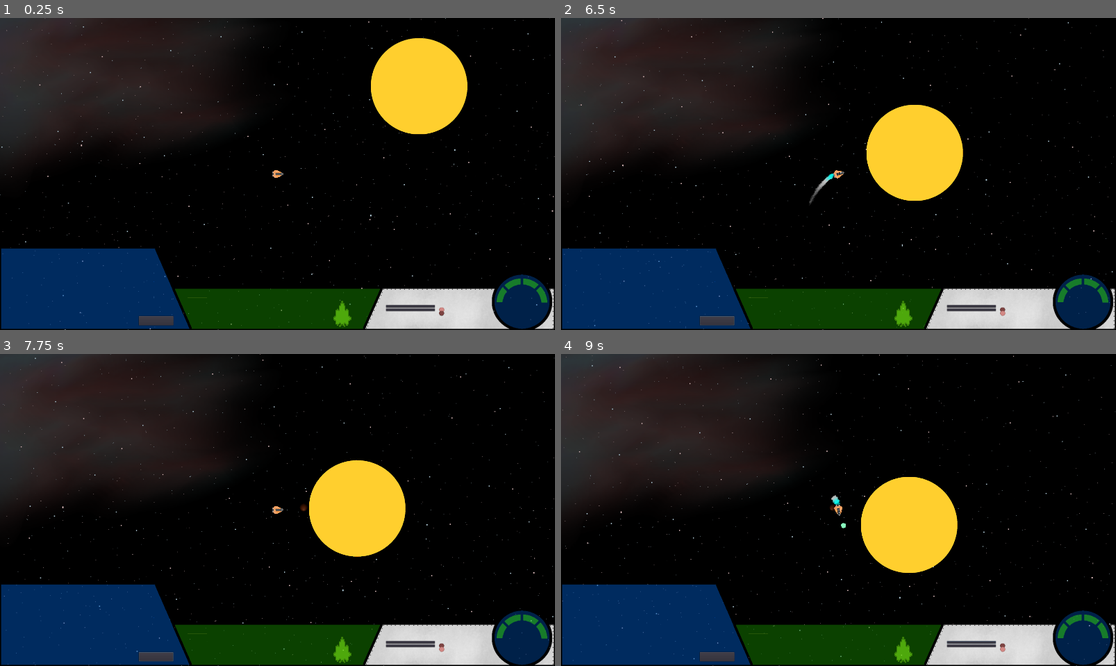
Above: before the commit, frames 1-4 (two rows, left to right).
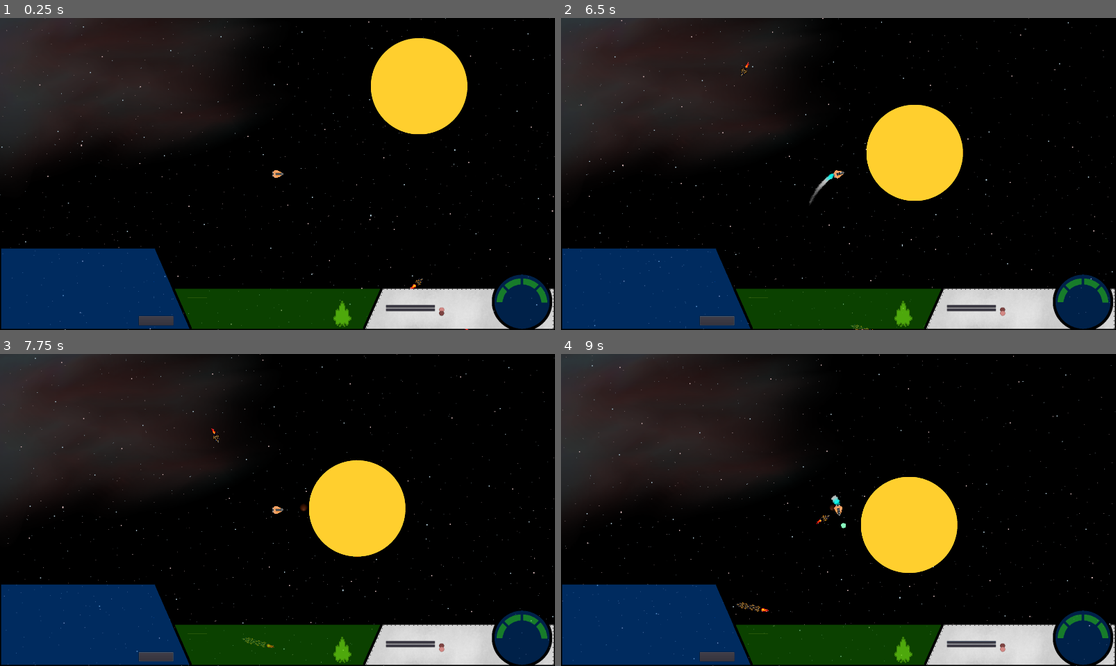
Above: after the commit, the same moments.

Repository: 029614/RedVoid
Game: Godot game, scene res://NewMain.tscn
Same seed, same stepped clock (60 frames per second), same inputs: the game is played once before the commit and once after it.
Inputs (mouse positions are in pixels of both pictures, inside the frame that each line leads up to):
- Up to frame 1 (0.25 s): no input
- Up to frame 2 (6.5 s): click "Missile Alert" at 0.5 s; click "Radar Lock" at 1.25 s; click "Reset" at 2 s; move the mouse to (960, 158) at 2.77 s; hold Right (ui_right) 2.78-3.53 s; tap O (orbit) at 2.85, 3.8, 4.35, 5.1 s; click (960, 158) at 2.92 s; move the mouse to (727, 189) at 3.52 s; hold Down (ui_down) 3.53-4.28 s; tap Space (weapons) at 3.6, 5.85 s; move the mouse to (894, 105) at 4.27 s; hold Right (ui_right) 4.28-5.03 s; move the mouse to (810, 236) at 5.02 s; hold Up (ui_up) 5.03-5.78 s; click (810, 236) at 5.17 s; move the mouse to (1005, 220) at 5.77 s; hold Left (ui_left) from 5.78 s (still down)
- Up to frame 3 (7.75 s): move the mouse to (111, 463) at 6.52 s; tap O (orbit) at 6.6, 7.55 s; move the mouse to (305, 510) at 7.27 s; release Left (ui_left) at 7.28 s; hold Down (ui_down) from 7.28 s (still down); hold X (AfterBurner) from 7.28 s (still down); click (305, 510) at 7.42 s
- Up to frame 4 (9 s): move the mouse to (755, 432) at 8.02 s; release Down (ui_down) at 8.03 s; release X (AfterBurner) at 8.03 s; hold Right (ui_right) 8.03-8.78 s; tap O (orbit) at 8.1 s; move the mouse to (960, 494) at 8.77 s; hold Up (ui_up) from 8.78 s (still down); tap Space (weapons) at 8.85 s

The runs differ from the first frame. In frame 1, less than 0.1% of the frame differs, in the area x 73-85%, y 83-100%; in frame 2, less than 0.1%; in frame 3, less than 0.1%; in frame 4, less than 0.1%, in the area x 31-49%, y 51-83%.

Commit message:
update freighter and fighter logic a bit

Diff:
--- /dev/null
+++ b/Assets/Ship/Fighter.gd
@@ -0,0 +1,190 @@
+extends KinematicBody2D
+
+onready var bodies = get_parent().get_node("Navigation2D/Bodies")
+
+#input and direction
+var velocity = Vector2()
+var rotation_dir = 0
+var target = null
+var origin = Vector2()
+var travel_distance = 0
+
+#Ship
+onready var thrust = 2000
+var mass = 10
+export var fuel = 250000
+
+#Ship Components
+var fuel_tank_tier = 1 #1-3
+var engine_tier = 1 #1-3
+var shields_tier = 1 #0-3
+var cargo_tier = 0 #1-3
+var weapons_tier = 1 #0-3
+
+#launcher
+var launch_speed = 100
+
+#physics
+var acceleration = 0
+var friction = 1
+var rps = 1
+var rads_per_sec = 0
+
+#speed managers
+export (int) var speed = 500
+export (float) var rotation_speed = 2
+var current_speed = 0
+var max_speed = 99999
+
+#flags
+var _traveling = false
+
+#navigation
+var desired_rotation = 0
+var desired_velocity = Vector2(0, 0)
+var destination = Vector2(0, 0)
+var target_ship = null
+var target_side = 0 #( <0 is left, >0 is right)
+var target_balance = 0 #( <0 is behind, >0 is in front)
+
+#states
+var states = ["travel", "landing", "launching", "combat", "patrol", "docked"]
+var state = "patrol"
+
+
+
+"""Fighter Agent"""
+func _ready() -> void:
+    acceleration = thrust/mass
+    rads_per_sec = 6.283185*rps
+
+
+func get_gravity(delta):
+    var g = Vector2(0,0)
+    var t = Vector2(0,0)
+    for body in bodies.get_children():
+        if body.position == target:
+            t = ( body.mass / (body.global_position.distance_to(self.global_position)) * self.global_position.direction_to(body.global_position) )
+        else:
+            g += ( body.mass / (body.global_position.distance_to(self.global_position)) * self.global_position.direction_to(body.global_position) )
+    return [g, t]
+
+
+func time_of_flight(velocity,distance,accel): #all values are floats
+    return (sqrt(velocity*velocity+2*acceleration*distance) - velocity) / acceleration
+
+func time_to_rotate(rps, current_rotation, desired_rotation):
+    print("current_rotation: ", current_rotation, " desired_rotation: ", desired_rotation,
+        " time_to_rotate: ", abs(desired_rotation - current_rotation) / rads_per_sec)
+    return abs((desired_rotation - current_rotation) / rads_per_sec)
+
+func turn():
+    pass
+
+func accelerate():
+    pass
+
+func decelerate():
+    pass
+
+
+func update_movement(delta):
+    #Directional Inputs
+    if self.position.distance_to(target) < travel_distance / 2:
+        pass
+    if fuel >= 0:
+
+        #Changing the sprite to the one with engine plumes
+        $Sprite.hide()
+        $Flying.show()
+
+        #Input Movements
+        current_speed = velocity.length()
+        velocity += Vector2(1, 0).rotated(rotation).normalized() * acceleration * delta
+        velocity = velocity.clamped(max_speed)
+        fuel -= 1
+
+
+    else:
+
+        #Changing the sprite back to the one without engine plumes
+        $Sprite.show()
+        $Flying.hide()
+
+func draw_arrow(arrow, t, mp):
+    var d = self.global_position.distance_to(t)
+    var v = self.global_position.direction_to(t)
+    #var v = t.direction_to(self.global_position)
+    #var r = self.global_position.angle_to_point(t)
+    var r = t.angle_to_point(self.global_position)
+    arrow.scale = Vector2(int(d), 3)
+    arrow.set_global_position( self.global_position + ( (d*v)*.5 ) )
+    #arrow.set_global_position(t)
+    arrow.rotation = r
+
+# Called every frame. 'delta' is the elapsed time since the previous frame.
+func _physics_process(delta: float) -> void:
+    target = get_node("/root/NewMain/Actor").global_position
+    var mp = get_parent().position #position of Main
+    var gt = get_gravity(delta)
+    var g = gt[0] #gravity of all planets except target
+    var tgrav = gt[1] #gravity of target
+    var d = self.global_position.direction_to(target) #direction to target
+    var angto = (target).angle_to_point(self.global_position)
+
+
+    var rot = Vector2(1, 0).rotated(rotation).normalized()
+    target_balance = rot.dot((target-self.global_position).normalized())
+    target_side = rot.rotated(deg2rad(90)).dot((target-self.global_position).normalized())
+
+
+
+    var Rv = (g+tgrav + velocity) #direction of velocity plus gravity PURPLE
+    var RvF = 2 * (d.dot(Rv)) * d - Rv #Rv mirrored across the line that is between the target and the ship
+
+    var td = self.global_position.distance_to(target)
+
+    var velocity_balance = Rv.normalized().dot((target-self.global_position).normalized())
+    var lookat = self.global_position+((RvF)*td)
+    if velocity_balance <= 0:
+        lookat = target
+
+    var lookat_balance = rot.dot((lookat-self.global_position).normalized())
+    var lookat_side = rot.rotated(deg2rad(90)).dot((lookat-self.global_position).normalized())
+
+    if lookat_balance < .999: #target is not directly in front of ship
+        if lookat_side < 0: #target is on left
+            rotate(rads_per_sec*delta*-1)
+        elif lookat_side > 0: #target is on right
+            rotate(rads_per_sec*delta)
+
+
+    #print("td: ",td, "d: ",d, "Rv: ",Rv, "RvF: ",RvF, "lookat: ",lookat, "velocity: ",velocity, "g: ",g, "angleto: ",angto, ", ",self.rotation, "r2v: ", r2v)
+
+    #var dot1 = (target-self.global_position).normalized().dot(target.normalized())
+    #var dotlabel = get_node("/root/Main/CanvasLayer/UI/dot1/Label")
+    #dotlabel.set_text(String(dot1))
+
+    #self.look_at(lookat)
+    velocity += (g+tgrav) * delta
+    update_movement(delta)
+    velocity = move_and_slide(velocity)
+
+
+# Behaviors
+func goTo(body):
+    target = body.global_position
+    origin = self.position
+    travel_distance = self.position.distance_to(target)
+    _traveling = true
+
+func orbit(body):
+    pass
+
+func runFrom(body):
+    pass
+
+
+# Pathfinding
+func calculatePath(origin, target):
+    pass
--- a/Assets/Ship/Fighter.tscn
+++ b/Assets/Ship/Fighter.tscn
@@ -1,10 +1,11 @@
-[gd_scene load_steps=13 format=2]
+[gd_scene load_steps=14 format=2]
 
 [ext_resource path="res://Assets/Ship/ship00.png" type="Texture" id=1]
 [ext_resource path="res://Assets/Ship/ship01.png" type="Texture" id=2]
 [ext_resource path="res://Assets/Ship/ship02.png" type="Texture" id=3]
 [ext_resource path="res://Assets/Ship/ship03.png" type="Texture" id=4]
 [ext_resource path="res://Assets/launch/Highlighter.png" type="Texture" id=5]
+[ext_resource path="res://Assets/Ship/Fighter.gd" type="Script" id=6]
 
 [sub_resource type="RectangleShape2D" id=1]
 extents = Vector2( 63.313, 22.1864 )
@@ -37,7 +38,9 @@
 "speed": 2.0
 } ]
 
-[node name="Ship" type="KinematicBody2D"]
+[node name="Fighter" type="KinematicBody2D"]
+scale = Vector2( 0.25, 0.25 )
+script = ExtResource( 6 )
 
 [node name="Sprite" type="Sprite" parent="."]
 position = Vector2( -0.224365, 0.0114136 )
@@ -84,5 +87,6 @@
 visible = false
 position = Vector2( -3.05176e-05, -1.16794 )
 scale = Vector2( 6.65291, 6.65291 )
-frames = SubResource( 6 )
+frames = SubResource( 7 )
+frame = 1
 playing = true
--- a/Assets/Ship/Freightor.gd
+++ b/Assets/Ship/Freighter.gd
@@ -27,6 +27,8 @@
 #physics
 var acceleration = 0
 var friction = 1
+var rps = .5
+var rads_per_sec = 0
 
 #speed managers
 export (int) var speed = 500
@@ -37,17 +39,19 @@
 #flags
 var _traveling = false
 
-
-"""Freightor Agent"""
-
-# Declare member variables here. Examples:
-# var a: int = 2
-# var b: String = "text"
+#navigation
+var desired_rotation = 0
+var desired_velocity = Vector2(0, 0)
+var destination = Vector2(0, 0)
+var target_side = 0 #( <0 is left, >0 is right)
+var target_balance = 0 #( <0 is behind, >0 is in front)
 
 
-# Called when the node enters the scene tree for the first time.
+"""Freighter Agent"""
 func _ready() -> void:
     acceleration = thrust/mass
+    rads_per_sec = 6.283185*rps
+
 
 func get_gravity(delta):
     var g = Vector2(0,0)
@@ -59,7 +63,26 @@
             g += ( body.mass / (body.global_position.distance_to(self.global_position)) * self.global_position.direction_to(body.global_position) )
     return [g, t]
 
-func get_input(delta):
+
+func time_of_flight(velocity,distance,accel): #all values are floats
+    return (sqrt(velocity*velocity+2*acceleration*distance) - velocity) / acceleration
+
+func time_to_rotate(rps, current_rotation, desired_rotation):
+    print("current_rotation: ", current_rotation, " desired_rotation: ", desired_rotation,
+        " time_to_rotate: ", abs(desired_rotation - current_rotation) / rads_per_sec)
+    return abs((desired_rotation - current_rotation) / rads_per_sec)
+
+func turn():
+    pass
+
+func accelerate():
+    pass
+
+func decelerate():
+    pass
+
+
+func update_movement(delta):
     #Directional Inputs
     if self.position.distance_to(target) < travel_distance / 2:
         pass
@@ -102,26 +125,34 @@
     var d = self.global_position.direction_to(target) #direction to target
     var angto = (target).angle_to_point(self.global_position)
 
-    var tang = d.tangent()
-    var Rv = (g+tgrav + velocity).normalized() #direction of velocity plus gravity
 
-    var RvF = (Rv*-1).reflect(tang)
+    var rot = Vector2(1, 0).rotated(rotation).normalized()
+    target_balance = rot.dot((target-self.global_position).normalized())
+    target_side = rot.rotated(deg2rad(90)).dot((target-self.global_position).normalized())
+
+
+
+    var Rv = (g+tgrav + velocity) #direction of velocity plus gravity PURPLE
+    var RvF = 2 * (d.dot(Rv)) * d - Rv #Rv mirrored across the line that is between the target and the ship
 
     var td = self.global_position.distance_to(target)
-    var r2v = Vector2(cos(self.rotation), sin(self.rotation))
+
+    var velocity_balance = Rv.normalized().dot((target-self.global_position).normalized())
     var lookat = self.global_position+((RvF)*td)
-    #if td < 200:
-    #    lookat = mp+target
+    if velocity_balance <= 0:
+        lookat = target
 
-    draw_arrow(get_node("/root/Main/ship_lookat"), lookat, mp)
-    draw_arrow(get_node("/root/Main/ship_gravity"), self.global_position+((g+tgrav)*100), mp)
+    var lookat_balance = rot.dot((lookat-self.global_position).normalized())
+    var lookat_side = rot.rotated(deg2rad(90)).dot((lookat-self.global_position).normalized())
 
+    if lookat_balance < .999: #target is not directly in front of ship
+        if lookat_side < 0: #target is on left
+            rotate(rads_per_sec*delta*-1)
+        elif lookat_side > 0: #target is on right
+            rotate(rads_per_sec*delta)
 
-    print("td: ",td, "d: ",d, "Rv: ",Rv, "RvF: ",RvF, "lookat: ",lookat, "velocity: ",velocity, "g: ",g, "angleto: ",angto, ", ",self.rotation, "r2v: ", r2v)
-
-    self.look_at(lookat)
     velocity += (g+tgrav) * delta
-    get_input(delta)
+    update_movement(delta)
     velocity = move_and_slide(velocity)
 
 
--- a/Assets/Ship/Freightor.tscn
+++ b/Assets/Ship/Freighter.tscn
@@ -1,7 +1,7 @@
 [gd_scene load_steps=9 format=2]
 
 [ext_resource path="res://Assets/Ship/Freightor01.png" type="Texture" id=1]
-[ext_resource path="res://Assets/Ship/Freightor.gd" type="Script" id=2]
+[ext_resource path="res://Assets/Ship/Freighter.gd" type="Script" id=2]
 [ext_resource path="res://Assets/Ship/Freightor02.png" type="Texture" id=3]
 [ext_resource path="res://Assets/Ship/Freightor03.png" type="Texture" id=4]
 [ext_resource path="res://Assets/Ship/Freightor00.png" type="Texture" id=5]
@@ -18,7 +18,7 @@
 "speed": 5.0
 } ]
 
-[node name="Freightor" type="KinematicBody2D"]
+[node name="Freighter" type="KinematicBody2D"]
 scale = Vector2( 0.25, 0.25 )
 script = ExtResource( 2 )
 
@@ -30,7 +30,7 @@
 visible = false
 rotation = 1.5708
 frames = SubResource( 2 )
-frame = 1
+frame = 2
 playing = true
 
 [node name="Sprite" type="Sprite" parent="."]
--- a/Main.gd
+++ b/Main.gd
@@ -15,6 +15,8 @@
     Global.emit_signal("main_ready")
     Global._play = true
     print("Main is ready")
+
+    $Freighter.goTo(bodies.get_node("Planet5"))
 
 
 # Called every frame. 'delta' is the elapsed time since the previous frame.
--- a/NewMain.tscn
+++ b/NewMain.tscn
@@ -1,9 +1,11 @@
-[gd_scene load_steps=5 format=2]
+[gd_scene load_steps=7 format=2]
 
 [ext_resource path="res://Player/Actor.tscn" type="PackedScene" id=1]
 [ext_resource path="res://Main.gd" type="Script" id=2]
 [ext_resource path="res://Wells/Planet.tscn" type="PackedScene" id=3]
 [ext_resource path="res://Assets/Music/bensound-slowmotion.ogg" type="AudioStream" id=4]
+[ext_resource path="res://Assets/Ship/Freighter.tscn" type="PackedScene" id=5]
+[ext_resource path="res://Assets/Ship/Fighter.tscn" type="PackedScene" id=6]
 
 [node name="NewMain" type="Node2D"]
 position = Vector2( 8822.1, 4486.84 )
@@ -37,3 +39,9 @@
 stream = ExtResource( 4 )
 volume_db = -21.204
 autoplay = true
+
+[node name="Fighter" parent="." instance=ExtResource( 6 )]
+position = Vector2( 300, 300 )
+
+[node name="Freighter" parent="." instance=ExtResource( 5 )]
+position = Vector2( 600, 600 )
Not shown: 3 places in Assets/Ship/Fighter.tscn that only renumber resources
